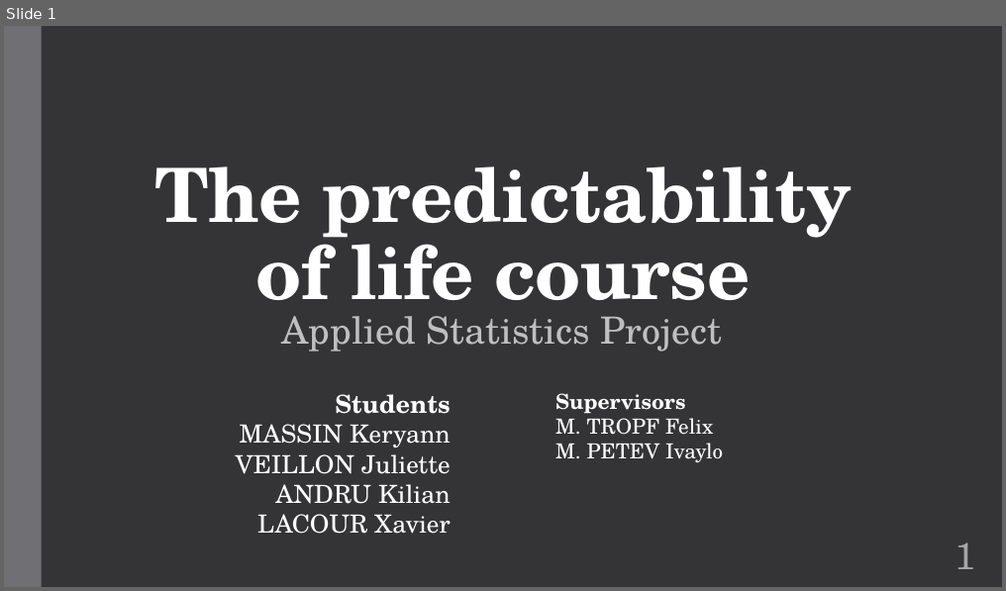
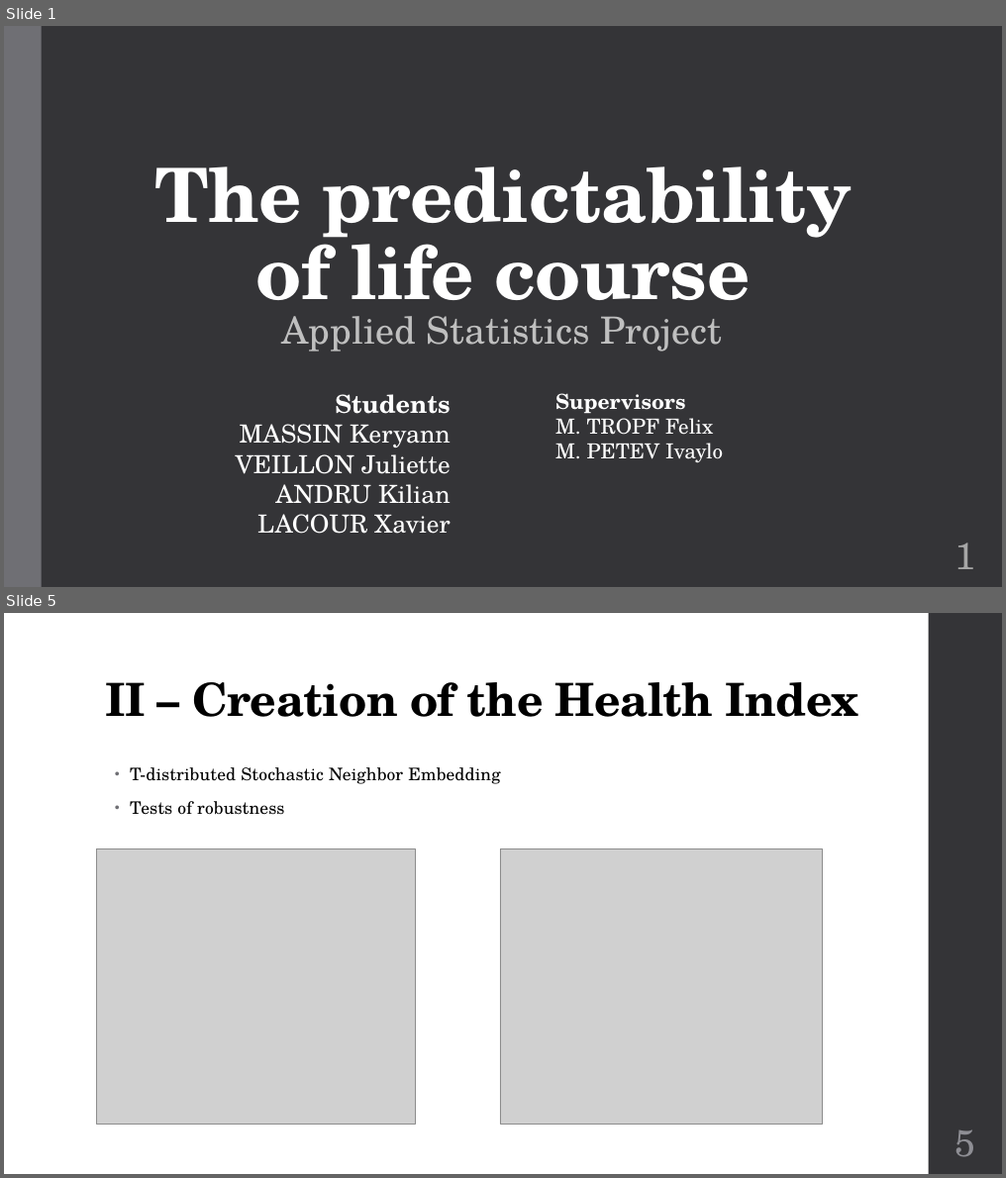
Before and after one commit to jveillon/Projet_Statapp, a slide deck: Soutenance/Soutenance - Présentation.pptx. Shown one above the other, each under a label of ours: slide 1 before the commit, slides 1 and 5 after it; the slides between them are not shown. The pictures are 1006x591 and 1006x1178 pixels, drawn with LibreOffice and Linux fonts; fonts in the diff are those of the drawing; grey boxes stand for pictures. Boxes give left, top, right and bottom in pixels: in the first picture for what was removed or moved away, otherwise in the second. Text is boxed around its words. In the diff, an @@ line names an element or a change of style, - is before the commit and + after.

```diff
--- a/Soutenance/Soutenance - Présentation.pptx
+++ b/Soutenance/Soutenance - Présentation.pptx
@@ slide 5 added at bbox=[4, 613, 1002, 1174], background #FFFFFF @@
@@ rectangle added at bbox=[929, 613, 1002, 1174], fill #353537 @@
@@ title added at bbox=[105, 682, 859, 717], 44 pt, text #000000, bold @@
+II – Creation of the Health Index
@@ text added at bbox=[130, 767, 500, 815], 16.6 pt, text #000000 @@
+• T-distributed Stochastic Neighbor Embedding
+• Tests of robustness
@@ picture added at bbox=[97, 850, 415, 1125] @@
@@ picture added at bbox=[500, 850, 823, 1125] @@
@@ page number added at bbox=[955, 1130, 976, 1157], 36 pt, text #8E8E94 @@
+5
```
Also in this commit, not shown: 16 slides changed, 3 other slides added, 5 slides removed, 5 other files.
